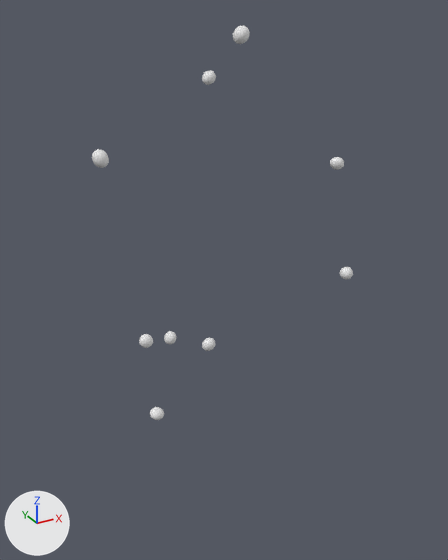
Two versions of the OBJ model data/chains/chain_14/chain.obj, one commit apart.
The view is the same before and after, from a 50 mm lens placed at (-1.71, -3.73, 3.53), pointed at (0.24, -0.18, 1.75). The lights are fixed; the arrows at lower left show +X, +Y and +Z. The first picture is the older version. Where no turn or scale is listed for an object, it has been applied to the vertices.

Objects in the first picture: 'chain'.
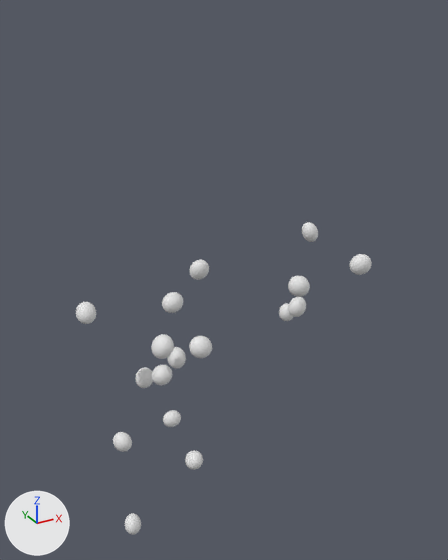
Boxes (x1, y1, x2, y2) around the edits, measured in the pictures (448 x 560 px; the box of a moved part takes in the faces that stretch with it):
'chain', reshaped (13% wider, 21% shorter)
    before: (92, 26, 353, 420)
    after: (76, 222, 372, 535)
part 1 of me_chain, moved or reshaped
    before: (150, 407, 164, 420)
    after: (125, 513, 141, 535)
part 2 of me_chain, moved or reshaped
    before: (164, 331, 176, 344)
    after: (185, 450, 203, 470)
part 3 of me_chain, moved or reshaped
    before: (202, 338, 215, 351)
    after: (135, 367, 153, 388)
part 4 of me_chain, moved or reshaped
    before: (340, 267, 353, 280)
    after: (167, 347, 186, 369)
part 5 of me_chain, moved or reshaped
    before: (202, 71, 216, 85)
    after: (163, 410, 181, 427)
part 6 of me_chain, moved or reshaped
    before: (92, 149, 109, 168)
    after: (113, 432, 132, 452)
part 7 of me_chain, moved or reshaped
    before: (233, 26, 250, 44)
    after: (152, 364, 172, 385)
part 8 of me_chain, moved or reshaped
    before: (330, 157, 344, 170)
    after: (76, 302, 96, 324)
part 9 of me_chain, added
    after: (162, 292, 183, 313)
part 10 of me_chain, added
    after: (189, 336, 212, 358)
part 11 of me_chain, added
    after: (190, 260, 209, 280)
part 12 of me_chain, added
    after: (288, 297, 306, 317)
part 13 of me_chain, added
    after: (279, 303, 293, 321)
part 14 of me_chain, added
    after: (288, 276, 310, 297)
part 15 of me_chain, added
    after: (302, 222, 318, 242)
part 16 of me_chain, added
    after: (349, 254, 372, 275)
part 17 of me_chain, moved or reshaped
    before: (139, 334, 153, 348)
    after: (151, 334, 174, 359)

Patch to the scene script:
```diff
--- a/data/chains/chain_14/chain.obj.py
+++ b/data/chains/chain_14/chain.obj.py
@@ me_chain @@
-me_chain.from_pydata(...)  # 1458 vertices, 2880 faces; spans x -0.75..1.14, y -0.6..0.23, z 0.48..3.42
+me_chain.from_pydata(...)  # 2754 vertices, 5440 faces; spans x -0.75..1.17, y -0.7..0.25, z -0.15..2.04
+# me_chain part 1: the loose piece of 162 vertices spanning x -0.23..-0.12, y 0.12..0.23, z 0.48..0.58 is multiplied about its middle by the matrix ((-0.795, 0.651, 0.498), (0.661, 1.189, 0.15), (-0.335, 0.532, -1.577)), then moved by (-0.41, -0.42, -0.6)
+# me_chain part 2: the loose piece of 162 vertices spanning x -0.14..-0.05, y -0.03..0.07, z 1.23..1.33 is multiplied about its middle by the matrix ((1.135, -0.606, 0.809), (-0.448, -1.392, -0.414), (0.906, 0.071, -1.218)), then moved by (0.06, -0.23, -0.99)
+# me_chain part 3: the loose piece of 162 vertices spanning x -0.11..-0.03, y -0.59..-0.5, z 1.45..1.54 is multiplied about its middle by the matrix ((1.074, 1.343, -0.326), (0.816, -0.95, -1.223), (-1.115, 0.598, -1.209)), then moved by (-0.19, 0.72, -0.6)
+# me_chain part 4: the loose piece of 162 vertices spanning x 1.05..1.14, y -0.54..-0.44, z 1.7..1.79 is multiplied about its middle by the matrix ((-0.924, 1.043, -0.845), (-0.411, 0.758, 1.384), (1.278, 0.997, -0.167)), then moved by (-1.15, 0.51, -0.65)
+# me_chain part 5: the loose piece of 162 vertices spanning x 0.16..0.25, y -0.11..-0.01, z 3.08..3.16 is multiplied about its middle by the matrix ((-0.612, 0.915, -0.831), (0.877, -0.333, -1.012), (-0.872, -0.977, -0.434)), then moved by (-0.35, -0.01, -2.49)
+# me_chain part 6: the loose piece of 162 vertices spanning x -0.75..-0.66, y -0.6..-0.5, z 2.75..2.84 is multiplied about its middle by the matrix ((0.28, -1.211, -0.207), (-1.551, -0.035, -0.768), (0.696, 0.603, -1.177)), then moved by (0.06, 0.21, -2.01)
+# me_chain part 7: the loose piece of 162 vertices spanning x 0.39..0.5, y -0.1..0.02, z 3.31..3.42 is multiplied about its middle by the matrix ((0.032, -1.379, 0.047), (0.404, -0.036, -1.319), (1.319, 0.044, 0.403)), then moved by (-0.66, -0.03, -2.32)
+# me_chain part 8: the loose piece of 162 vertices spanning x 0.95..1.05, y -0.46..-0.36, z 2.51..2.6 is multiplied about its middle by the matrix ((-0.217, 1.277, -0.714), (-0.09, -0.765, -1.714), (-1.524, -0.29, -0.208)), then moved by (-1.68, 0.54, -0.97)
+# me_chain part 9: the loose piece of 162 vertices spanning x -0.14..-0.05, y -0.03..0.07, z 1.23..1.33 is copied, and the copy is multiplied about its middle by the matrix ((-1.747, 0.637, 0.245), (-0.259, -0.664, 1.412), (0.451, 1.339, 0.725)), then moved by (0.08, 0.13, 0.22); it spans x -0.1..0.07, y 0.07..0.22, z 1.42..1.57
+# me_chain part 10: the loose piece of 162 vertices spanning x -0.11..-0.03, y -0.59..-0.5, z 1.45..1.54 is copied, and the copy is multiplied about its middle by the matrix ((1.432, 1.044, 0.494), (-0.021, -0.763, 1.674), (1.155, -1.309, -0.582)), then moved by (0.06, 0.24, -0.16); it spans x -0.09..0.07, y -0.39..-0.23, z 1.26..1.42
+# me_chain part 11: the loose piece of 162 vertices spanning x -0.14..-0.05, y -0.03..0.07, z 1.23..1.33 is copied, and the copy is multiplied about its middle by the matrix ((1.31, -0.628, -0.735), (0.877, 0.619, 0.996), (-0.317, -1.488, 0.652)), then moved by (0.27, 0.05, 0.48); it spans x 0.1..0.25, y 0.0..0.14, z 1.67..1.84
+# me_chain part 12: the loose piece of 162 vertices spanning x 1.05..1.14, y -0.54..-0.44, z 1.7..1.79 is copied, and the copy is multiplied about its middle by the matrix ((0.77, -1.281, -0.224), (1.282, 0.429, -0.257), (0.218, -0.202, 1.564)), then moved by (-0.42, 0.01, -0.18); it spans x 0.61..0.75, y -0.55..-0.41, z 1.49..1.64
+# me_chain part 13: the loose piece of 162 vertices spanning x 1.05..1.14, y -0.54..-0.44, z 1.7..1.79 is copied, and the copy is multiplied about its middle by the matrix ((0.507, -1.303, 0.183), (-0.602, -0.404, -1.21), (1.17, 0.357, -0.701)), then moved by (-0.4, 0.16, -0.3); it spans x 0.63..0.77, y -0.39..-0.26, z 1.38..1.52
+# me_chain part 14: the loose piece of 162 vertices spanning x 1.05..1.14, y -0.54..-0.44, z 1.7..1.79 is copied, and the copy is multiplied about its middle by the matrix ((-1.531, 0.064, -0.236), (0.029, 1.533, 0.229), (0.243, 0.221, -1.515)), then moved by (-0.5, -0.11, 0.05); it spans x 0.52..0.67, y -0.67..-0.52, z 1.72..1.87
+# me_chain part 15: the loose piece of 162 vertices spanning x 1.05..1.14, y -0.54..-0.44, z 1.7..1.79 is copied, and the copy is multiplied about its middle by the matrix ((-0.935, 1.095, -0.344), (0.802, 0.941, 0.813), (0.82, 0.327, -1.188)), then moved by (-0.08, 0.36, 0.22); it spans x 0.95..1.08, y -0.2..-0.05, z 1.89..2.04
+# me_chain part 16: the loose piece of 162 vertices spanning x 1.05..1.14, y -0.54..-0.44, z 1.7..1.79 is copied, and the copy is multiplied about its middle by the matrix ((-1.136, 0.182, 1.054), (0.517, -1.253, 0.773), (0.936, 0.912, 0.852)), then moved by (0.0, -0.14, 0.12); it spans x 1.02..1.17, y -0.7..-0.56, z 1.79..1.94
+# me_chain part 17: 1 vertex moved within x -0.3, y -0.09, z 1.32; 161 vertices removed from x -0.37..-0.27, y -0.11..-0.02, z 1.31..1.41; 161 vertices added at x -0.3..-0.14, y -0.2..-0.03, z 1.22..1.39
```
